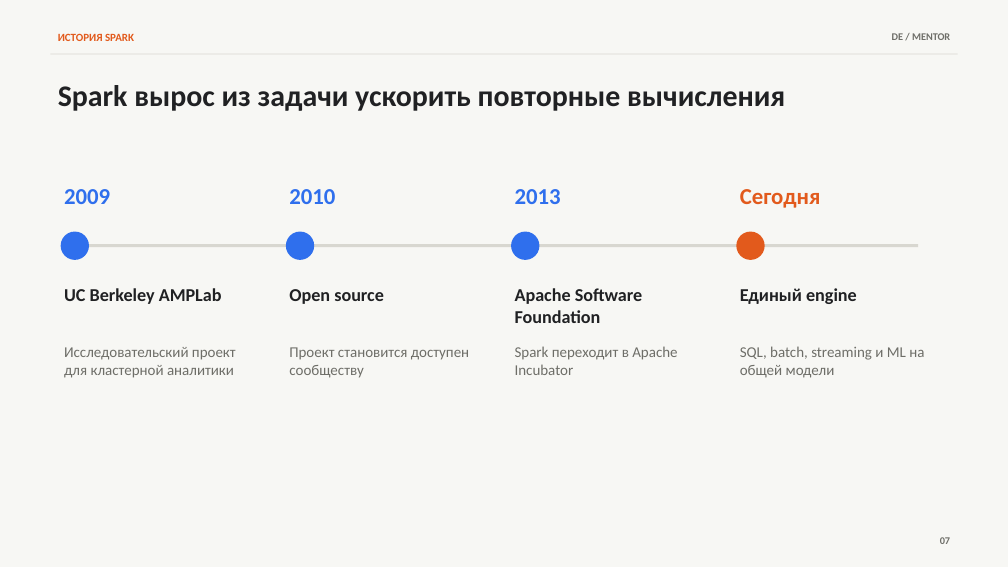
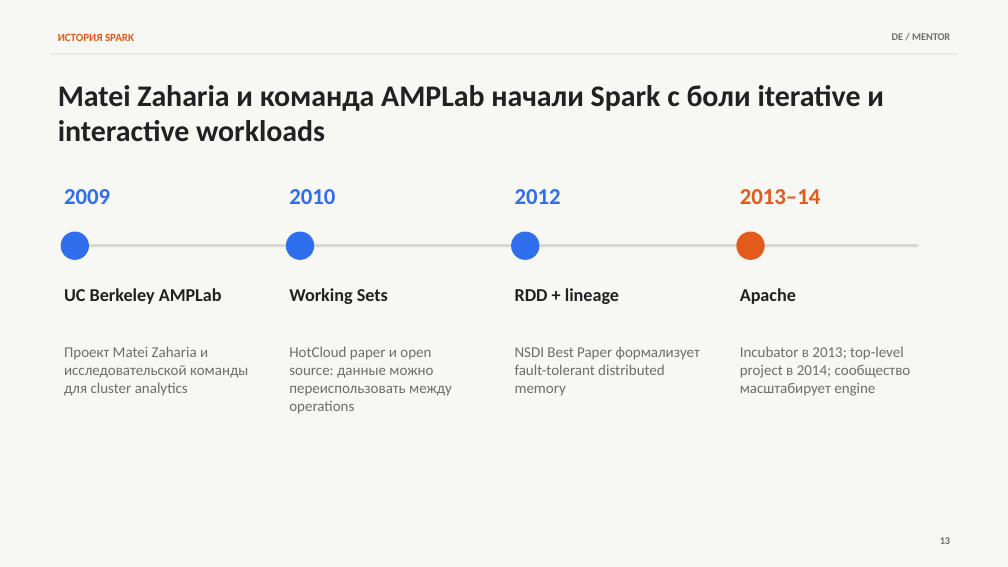
Before and after one commit to PaulKov/de-mentor, a slide deck: slide 13 of lessons/lesson-04/artifacts/apache-spark-foundations-theory.pptx (slide 7 before the commit). Drawn at 1008x567 pixels with LibreOffice and Linux fonts; fonts in the diff are those of the drawing. Boxes give left, top, right and bottom in pixels: in the first picture for what was removed or moved away, otherwise in the second. Text is boxed around its words. In the diff, an @@ line names an element or a change of style, - is before the commit and + after.

Commit message:
feat(lesson-04): deepen Spark and MapReduce history

```diff
--- a/lessons/lesson-04/artifacts/apache-spark-foundations-theory.pptx
+++ b/lessons/lesson-04/artifacts/apache-spark-foundations-theory.pptx
@@ text at bbox=[58, 85, 884, 142]: text changed @@
-Spark вырос из задачи ускорить повторные вычисления
+Matei Zaharia и команда AMPLab начали Spark с боли iterative и interactive workloads
@@ text at bbox=[515, 189, 561, 204]: text changed @@
-2013
+2012
@@ text at bbox=[740, 189, 821, 204]: text changed @@
-Сегодня
+2013–14
@@ text at bbox=[289, 288, 388, 304]: text changed @@
-Open source
+Working Sets
@@ text at bbox=[515, 288, 619, 304]: text changed @@
-Apache Software Foundation
+RDD + lineage
@@ text at bbox=[740, 288, 796, 304]: text changed @@
-Единый engine
+Apache
@@ text at bbox=[64, 346, 248, 396]: text changed @@
-Исследовательский проект для кластерной аналитики
+Проект Matei Zaharia и исследовательской команды для cluster analytics
@@ text at bbox=[289, 346, 452, 414]: text changed @@
-Проект становится доступен сообществу
+HotCloud paper и open source: данные можно переиспользовать между operations
@@ text at bbox=[515, 347, 700, 396]: text changed @@
-Spark переходит в Apache Incubator
+NSDI Best Paper формализует fault-tolerant distributed memory
@@ text at bbox=[740, 346, 911, 396]: text changed @@
-SQL, batch, streaming и ML на общей модели
+Incubator в 2013; top-level project в 2014; сообщество масштабирует engine
@@ text at bbox=[940, 537, 950, 544]: text changed @@
-07
+13
```
Also in this commit, not shown: 34 other slides changed, 20 slides added, 2 slides removed, 18 other files.
